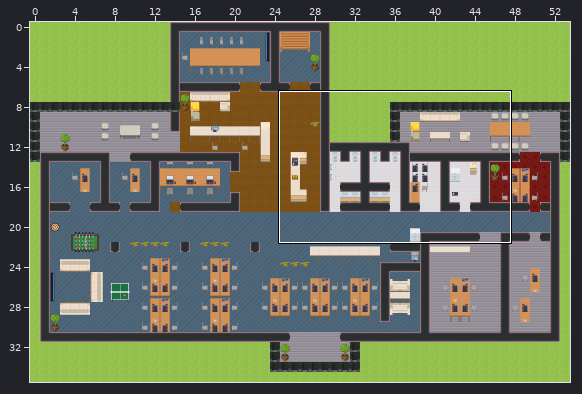
Two states of a Tiled map (JSON), elunic-office.tmj. The picture above shows the old version from afar; the outline marks the close-up.
Close-up. First the earlier version:
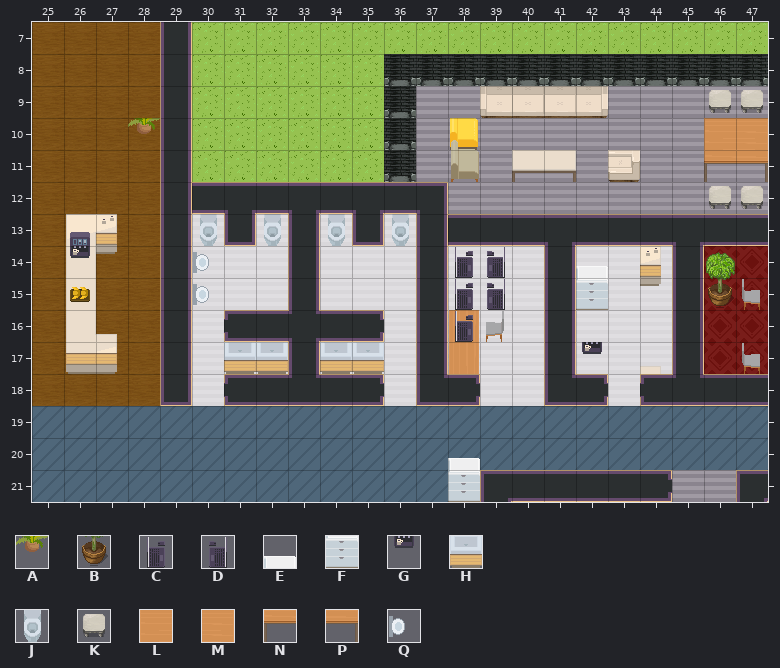
Cells are 32x32 px. Shown: x 25..47, y 7..21.
Key: from "WA_Decoration": A 70, B 90; from "WA_Miscellaneous": C 24, D 25, E 27, F 37, G 56; from "WA_Other_Furniture": H 63, J 65; from "WA_Seats": K 150; from "WA_Tables": L 10, M 11, N 20, P 21; from "elunic_custom": Q 7.
_ is an empty cell.
Layers that did not change in this view are not listed.
Layer "furniture/furniture1" before, first column x 25:
 7 _______________________
 8 _______________________
 9 _____________________KK
10 ___A_________________LM
11 _____________________NP
12 _____________________KK
13 _____J_J_J_J___________
14 _____Q_______CD__E_____
15 _____Q_______CD__F___B_
16 _______________________
17 ______HH_HH______G_____
18 _______________________
19 _______________________
20 _____________E_________
21 _____________F_________
New version:
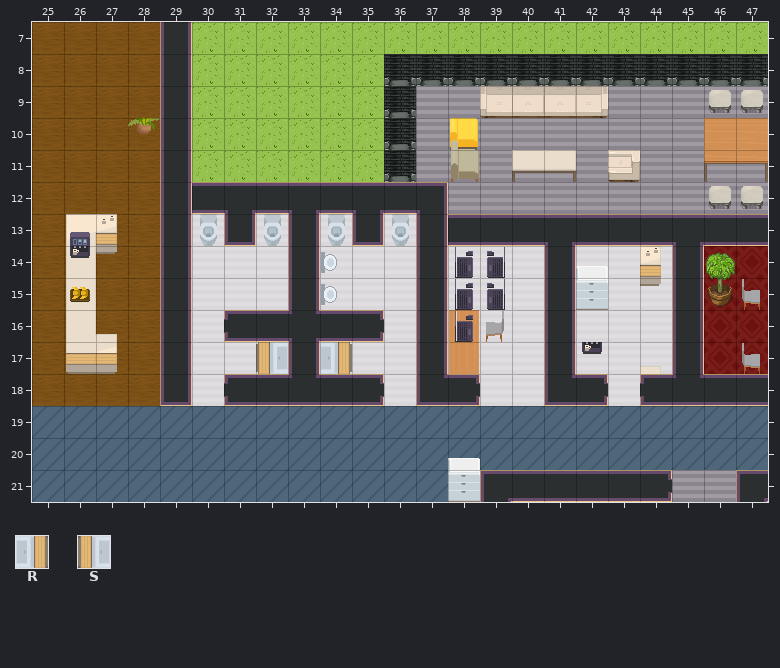
Further tiles: from "elunic_custom": R 19, S 20.
The exact change:
Layer "furniture/furniture1":
y 14..15: x 30 Q -> _; x 34 _ -> Q
y 17: x 31..32 HH -> _S; x 34..35 HH -> R_
Boxes around the changes in both close-ups, in picture pixels (x1, y1, x2, y2):
removed: (193, 252, 209, 305)
added: (321, 252, 337, 305)
changed: (224, 342, 288, 374)
changed: (320, 342, 384, 374)
